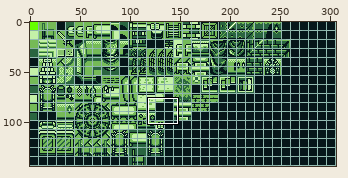
Two states of a sprite sheet, Ruins-of-Aether/Tilemaps/castle.png. Above: a wide view before the commit, with the close-up outlined.
Close-up. First the earlier version:
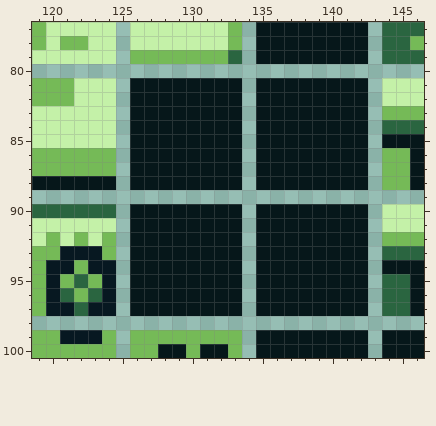
The file is 306x144 pixels. Pixels under 10% opacity are left out. Colours within 5 levels of each other are drawn and written as one. Shown: x 119..146, y 77..100.
The same view after the edit:
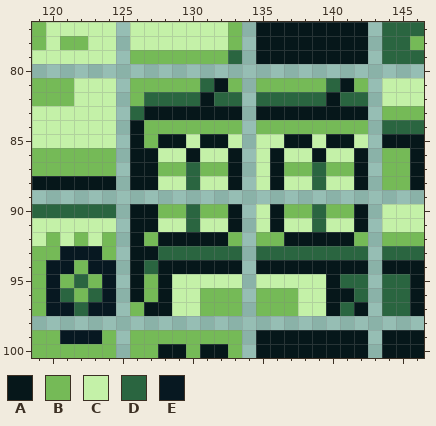
Palette (. is transparent): A #06171a  B #75ba57  C #c4f1a8  D #2a6540  E #071821
Change:
@@ x 119..146 @@
  80 ............................
- 81 BBBCCC.AAAAAAAA.AAAAAAAA.CCC
- 82 BBBCCC.AAAAAAAA.AAAAAAAA.CCC
- 83 CCCCCC.AAAAAAAA.AAAAAAAA.BBB
- 84 CCCCCC.AAAAAAAA.AAAAAAAA.DDD
- 85 CCCCCC.AAAAAAAA.AAAAAAAA.AAA
- 86 BBBBBB.AAAAAAAA.AAAAAAAA.BBA
- 87 BBBBBB.AAAAAAAA.AAAAAAAA.BBA
- 88 AAAAAA.AAAAAAAA.AAAAAAAA.BBA
+ 81 BBBCCC.BBBBBDAB.BBBBBDAB.CCC
+ 82 BBBCCC.BDDDDADD.DDDDDADD.CCC
+ 83 CCCCCC.DAAAAAAA.AAAAAAAA.BBB
+ 84 CCCCCC.ABBBBBBB.BBBBBBBB.DDD
+ 85 CCCCCC.ABAACAAC.CCAACAAC.AAA
+ 86 BBBBBB.AACCACCA.CACCACCA.BBA
+ 87 BBBBBB.AABBDBBA.CABBDBBA.BBA
+ 88 AAAAAA.AACCDCCA.CACCDCCA.BBA
  89 ............................
- 90 DDDDDD.AAAAAAAA.AAAAAAAA.CCC
- 91 CCCCCC.AAAAAAAA.AAAAAAAA.CCC
- 92 CBCBCB.AAAAAAAA.AAAAAAAA.BBB
- 93 BBEEEB.AAAAAAAA.AAAAAAAA.DDD
- 94 BEEBEE.AAAAAAAA.AAAAAAAA.AAA
- 95 BEBDBE.AAAAAAAA.AAAAAAAA.DDA
- 96 BEDBDE.AAAAAAAA.AAAAAAAA.DDA
- 97 BEEDEE.AAAAAAAA.AAAAAAAA.DDA
+ 90 DDDDDD.AABBDBBA.CABBDBBA.CCC
+ 91 CCCCCC.AACCDCCA.CACCDCCA.CCC
+ 92 CBCBCB.ABAAAAAB.BBAAAAAB.BBB
+ 93 BBEEEB.AADDDDDD.DDDDDDDD.DDD
+ 94 BEEBEE.ADAAAAAA.AAAAAAAA.AAA
+ 95 BEBDBE.ABACCCCC.CCCCCADD.DDA
+ 96 BEDBDE.ABACCBBB.BBBCCAAD.DDA
+ 97 BEEDEE.BAACCBBB.BBBCCADA.DDA
  98 ............................
